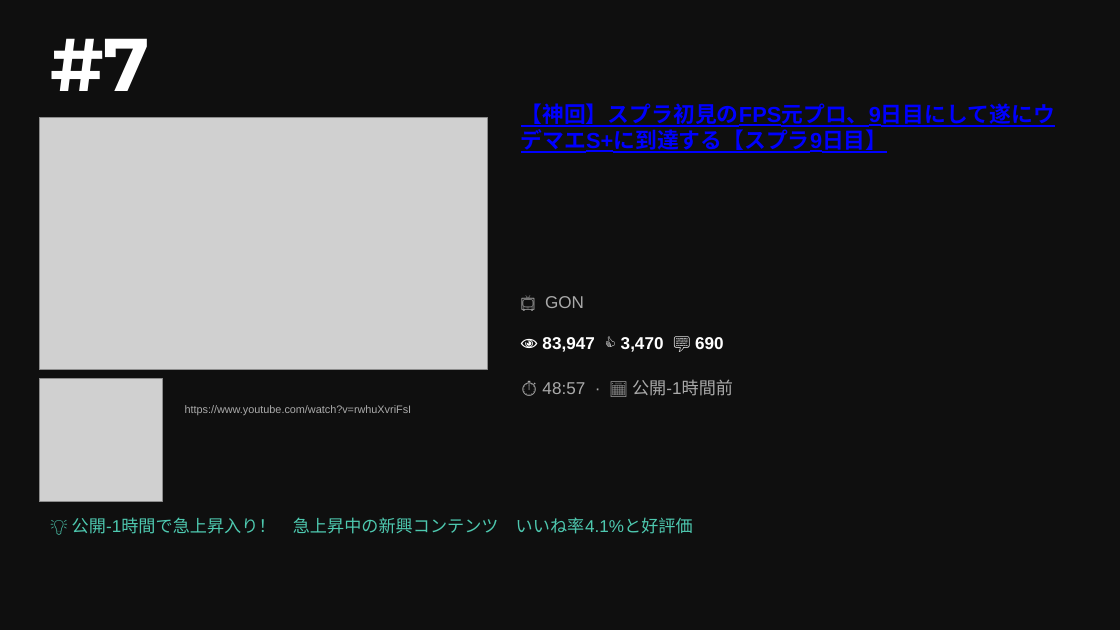
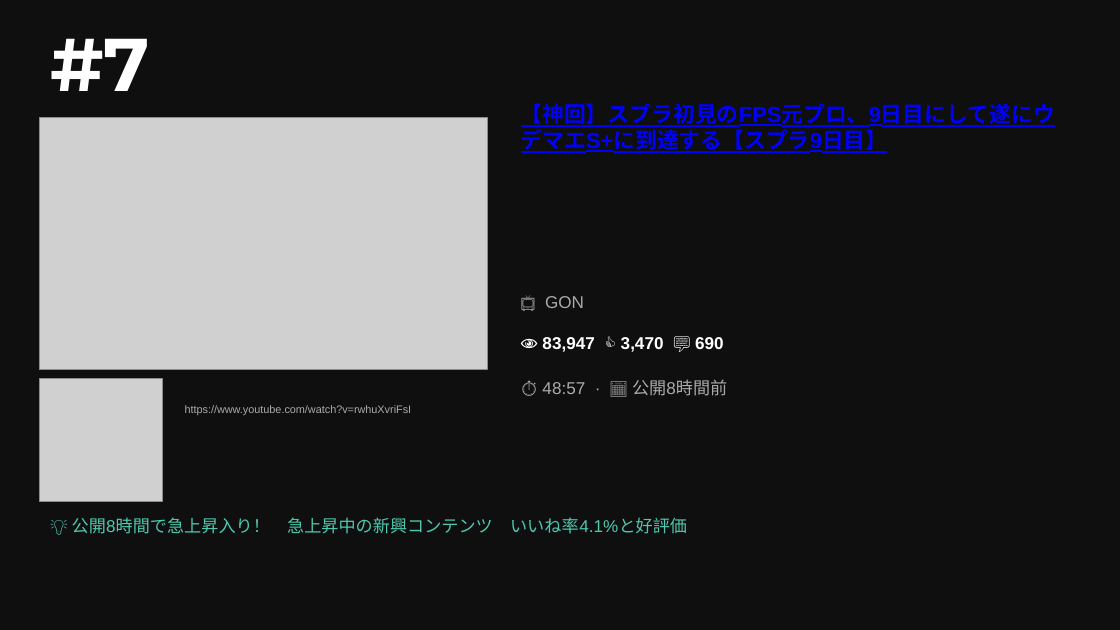
Before and after one commit to asaneasaburo0910-hub/youtube-crawler, a slide deck: slide 5 of youtube_ranking_20260517.pptx. Drawn at 1120x630 pixels with LibreOffice and Linux fonts; fonts in the diff are those of the drawing; grey boxes stand for pictures. Boxes give left, top, right and bottom in pixels: in the first picture for what was removed or moved away, otherwise in the second. Text is boxed around its words. In the diff, an @@ line names an element or a change of style, - is before the commit and + after.

```diff
--- a/youtube_ranking_20260517.pptx
+++ b/youtube_ranking_20260517.pptx
@@ text at (542,379,727,396): text changed @@
-⏱ 48:57 · 📅 公開-1時間前
+⏱ 48:57 · 📅 公開8時間前
@@ text at (72,517,687,534): text changed @@
-💡 公開-1時間で急上昇入り！ 急上昇中の新興コンテンツ いいね率4.1%と好評価
+💡 公開8時間で急上昇入り！ 急上昇中の新興コンテンツ いいね率4.1%と好評価
```
Also in this commit, not shown: 9 other slides changed.
